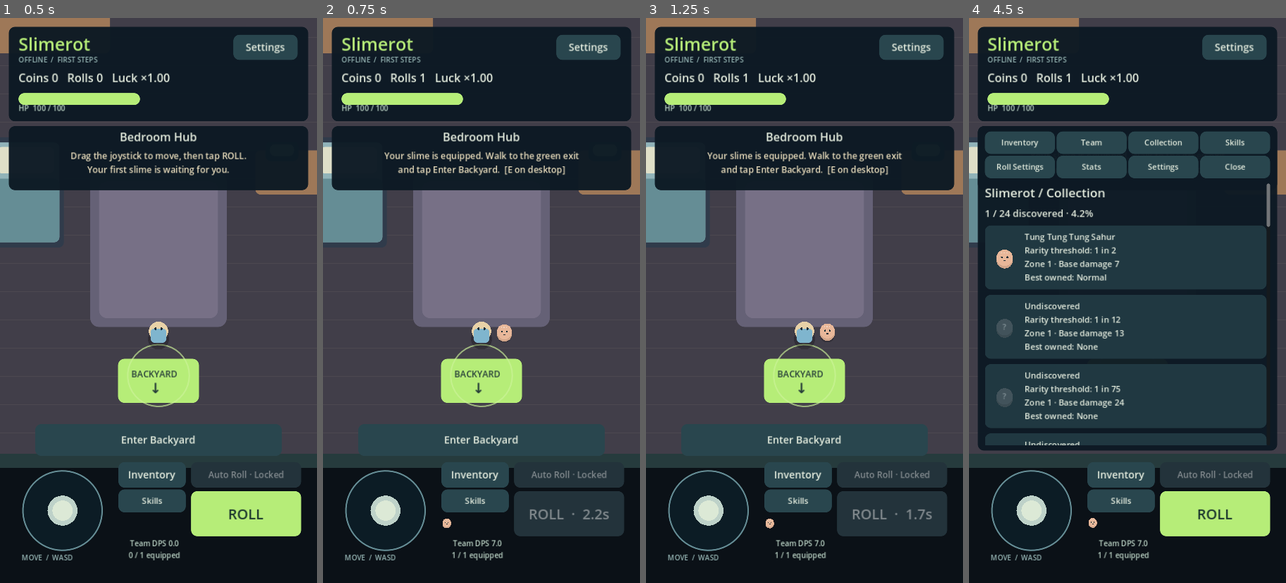
Above: before the commit, frames 1-4 (left to right).
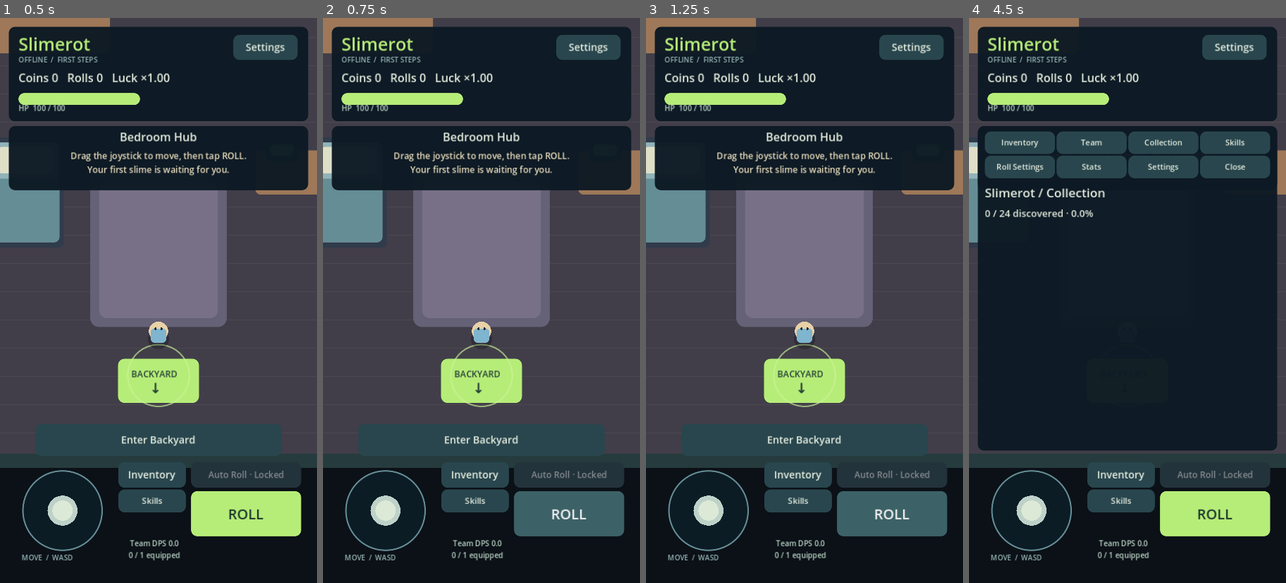
Above: after the commit, the same moments.

Repository: kristijannema-ai/Slimerot
Game: Godot game, scene res://scenes/Slimerot.tscn
Two runs of this game, one before a commit and one after it. Both use one fixed random seed, a clock stepped at 60 frames per second and the inputs below.
Inputs:
- Up to frame 1 (0.5 s): no input
- Up to frame 2 (0.75 s): click "ROLL" at 0.5 s
- Up to frame 3 (1.25 s): no input
- Up to frame 4 (4.5 s): click "Inventory" at 1.25 s; click "Skills" at 2 s; click "Inventory" at 2.75 s; click "Team" at 3.5 s; click "Collection" at 4.25 s

Frame 1 is identical in both runs. In frame 2, 3.9% of the frame differs, in the area x 19-95%, y 9-96%; in frame 3, 3.9%; in frame 4, 32%, in the area x 5-96%, y 9-96%.
Error after the commit: Parse Error: Cannot find member "LAGLING_HP" in base "SlimerotBalance". (res://scripts/data/SlimerotData.gd:72)

Commit message:
Implement Slimerot stage 5: scripts/data/SlimerotBalance.gd

Diff:
--- a/scripts/data/SlimerotBalance.gd
+++ b/scripts/data/SlimerotBalance.gd
@@ -1,7 +1,7 @@
 class_name SlimerotBalance
 extends RefCounted
 
-const SCHEMA_VERSION := 4
+const SCHEMA_VERSION := 5
 const MAX_SLOTS := 5
 const PLAYER_HP := 100.0
 const MOVE_SPEED := 180.0
@@ -26,21 +26,15 @@
 const LUCK_CAPS := {"MAX": 0.0, "x20-era": 20.0, "x1": 1.0}
 const MAX_ZONE := 8
 const RESET_HOLD_SECONDS := 3.0
-# Slimerot's early enemy tuning remains provisional; roster and Roll tree are canonical.
+# Slimerot fixed campaign enemy data lives in SlimerotCampaign.
 const STARTER_DAMAGE := 7.0
 const STARTER_SELL := 5
 const EARLY_STRUCTURES := [["skill_tree_shrine", 25, "skill_tree"], ["sell_terminal", 75, "sell_duplicates"]]
 const BACKYARD_GATE_KILLS := 12
 const BACKYARD_GATE_COINS := 150
-const LAGLING_HP := 30.0
-const LAGLING_DAMAGE := 8.0
-const LAGLING_COINS := 5
-const LAGLING_SPEED := 55.0
-const LAGLING_ATTACK_INTERVAL := 1.0
-const ENEMY_RESPAWN_SECONDS := 5.0
 const INTERACT_RANGE := 110.0
 const WORLD_SIZE := Vector2(1000, 1400)
-const ENTRANCES := {0: Vector2(500, 1090), 1: Vector2(500, 1150)}
+const ENTRANCES := {0: Vector2(500,1090),1: Vector2(500,1350),2: Vector2(500,1350),3: Vector2(500,1350),4: Vector2(500,1350),5: Vector2(500,1350),6: Vector2(500,1350),7: Vector2(500,1350),8: Vector2(500,1350)}
 const SETTINGS := {
 	"master_audio": 1.0, "music_audio": 0.7, "sfx_audio": 1.0,
 	"screen_shake": true, "vibration": true, "auto_roll_state": false,
